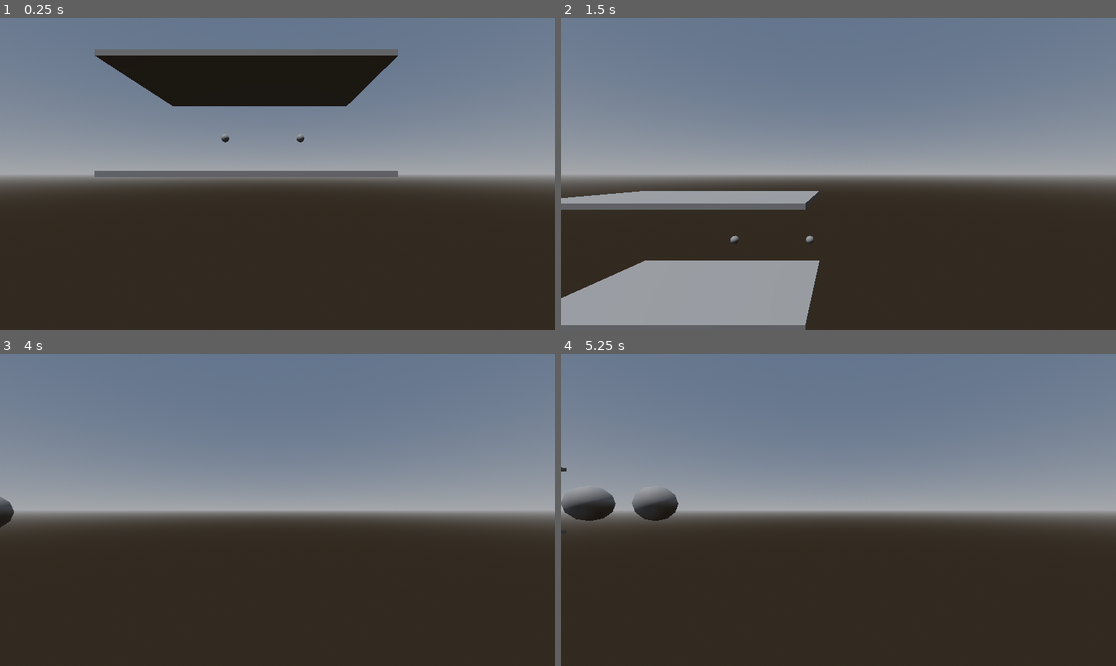
Above: before the commit, frames 1-4 (two rows, left to right).
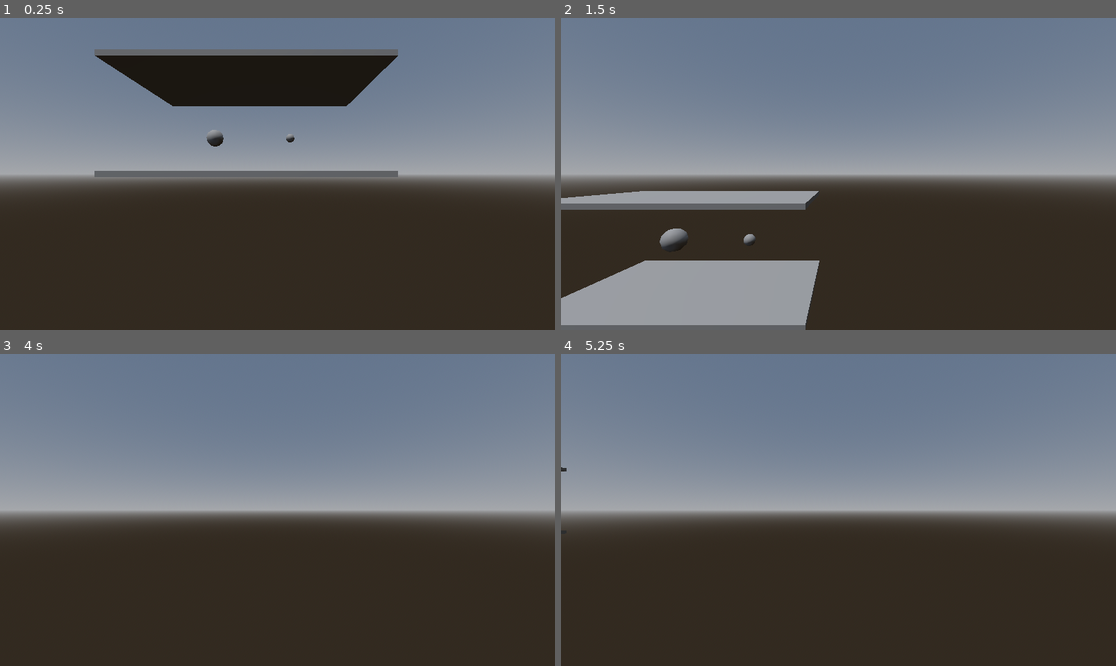
Above: after the commit, the same moments.

Repository: Devallex/Pressure-Chamber
Game: Godot game, scene res://game.tscn
Two runs of this game, one before a commit and one after it. Both use one fixed random seed, a clock stepped at 60 frames per second and the inputs below.
Inputs (mouse positions are in pixels of both pictures, inside the frame that each line leads up to):
- Up to frame 1 (0.25 s): no input
- Up to frame 2 (1.5 s): move the mouse to (960, 158) at 0.52 s; hold D 0.53-1.25 s; hold E 0.53-1.25 s; click (960, 158) at 0.67 s; drag from (727, 189) to (810, 236) at 1.27 s
- Up to frame 3 (4 s): tap Enter at 2 s; move the mouse to (333, 441) at 2.02 s; hold D 2.03-2.75 s; hold Shift 2.03-2.75 s; drag from (249, 572) to (111, 463) at 2.77 s; tap Space at 3.5 s; move the mouse to (444, 556) at 3.52 s; hold A from 3.53 s (still down); hold Q from 3.53 s (still down)
- Up to frame 4 (5.25 s): release A at 4.25 s; release Q at 4.25 s; drag from (672, 463) to (755, 432) at 4.27 s; move the mouse to (866, 510) at 5.02 s; hold S from 5.03 s (still down); hold E from 5.03 s (still down); click (866, 510) at 5.17 s

The runs differ from the first frame. In frame 1, 0.2% of the frame differs, in the area x 37-55%, y 35-42%; in frame 2, 0.3%; in frame 3, 0.2%; in frame 4, 1.3%, in the area x 0-22%, y 43-54%.

Commit message:
Add pressure chamber pressurization

Diff:
--- a/classes/pressure_body.gd
+++ b/classes/pressure_body.gd
@@ -12,7 +12,7 @@
 	print(scalar)
 	scale = Vector3.ONE * scalar
 
-	position = position + Vector3(delta, 0, 0)
+	#position = position + Vector3(delta, 0, 0)
 
 #static func _input(event):
 	#if event is InputEventMouseButton:
--- a/game.tscn
+++ b/game.tscn
@@ -29,6 +29,7 @@
 transform = Transform3D(1, 0, 0, 0, 1, 0, 0, 0, 1, -1.55542, 0.891396, -2.50364)
 use_collision = true
 script = ExtResource("1_80nbo")
+pressure = 2.0
 
 [node name="CSGSphere3D2" type="CSGSphere3D" parent="."]
 transform = Transform3D(1, 0, 0, 0, 1, 0, 0, 0, 1, 0.317628, 0.891396, -2.50364)
@@ -37,3 +38,4 @@
 
 [node name="Chamber" parent="." instance=ExtResource("3_feb5d")]
 transform = Transform3D(1, 0, 0, 0, 1, 0, 0, 0, 1, -0.511446, 0, -2.03198)
+pressurize = false
--- a/objects/chamber.gd
+++ b/objects/chamber.gd
@@ -1,10 +1,12 @@
 extends Node3D
 
-#@export var exit_atmosphere: PressureAtmosphere = GlobalAtmosphere
+@export var pressurize: bool = false
+@export var target_pressure: float = 2.0
+
 @export var atmosphere: PressureAtmosphere
 @export var field: Area3D
 
-@export var bodies: Array[PressureBody]
+var bodies: Array[PressureBody]
 
 func _ready() -> void:
 	field.body_entered.connect(func(body: Node3D):
@@ -25,4 +27,14 @@
 	)
 
 func _process(delta: float) -> void:
-	print(bodies)
+	# Pressurize
+	var pressure_goal: float = target_pressure
+	if not pressurize:
+		pressure_goal = atmosphere.atmosphere.pressure
+
+	if pressure_goal < atmosphere.pressure:
+		atmosphere.pressure -= delta
+		atmosphere.pressure = max(atmosphere.pressure, pressure_goal)
+	elif pressure_goal > atmosphere.pressure:
+		atmosphere.pressure += delta
+		atmosphere.pressure = min(atmosphere.pressure, pressure_goal)
--- a/objects/chamber.tscn
+++ b/objects/chamber.tscn
@@ -8,6 +8,8 @@
 
 [node name="Chamber" type="Node3D" node_paths=PackedStringArray("atmosphere", "field")]
 script = ExtResource("1_k4klk")
+pressurize = true
+target_pressure = 5.0
 atmosphere = NodePath("PressureAtmosphere")
 field = NodePath("Area3D")
 
